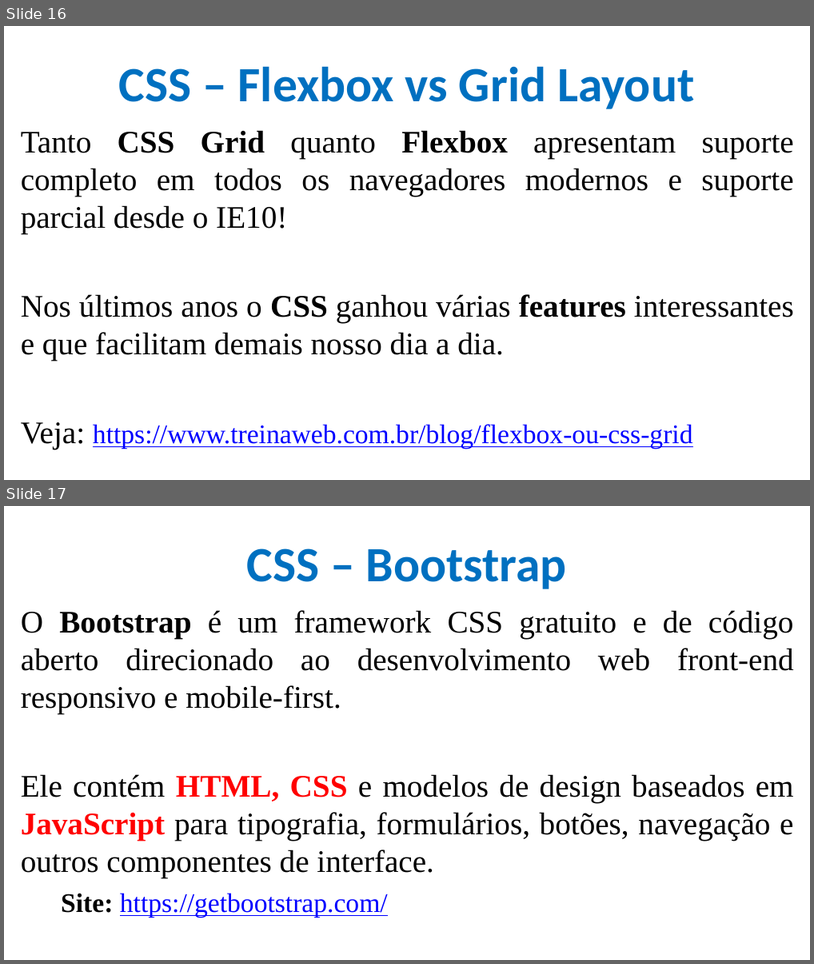
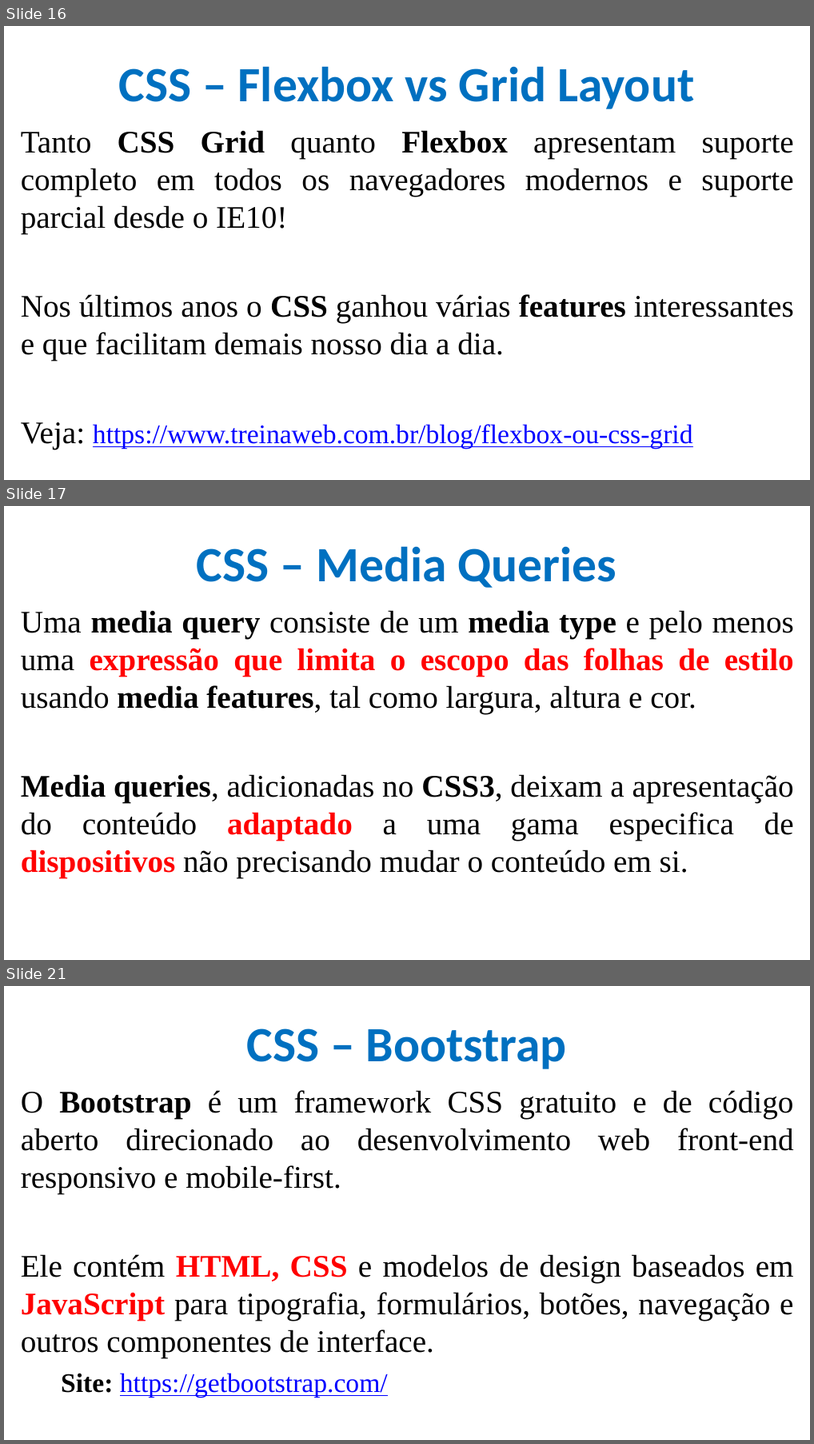
Before and after one commit to CloudEducationBrazil/WydenDesenvolvimentoWebPHP, a slide deck: 01 Classes/Aula 07 Desenvolvimento Web PHP - CSS.pptx. Shown one above the other, each under a label of ours: slides 16 and 17 before the commit, slides 16, 17 and 21 after it; the slides between them are not shown. The pictures are 814x964 and 814x1444 pixels, drawn with LibreOffice and Linux fonts; fonts in the diff are those of the drawing; background and template pictures are left out. Boxes give left, top, right and bottom in pixels: in the first picture for what was removed or moved away, otherwise in the second. Text is boxed around its words. In the diff, an @@ line names an element or a change of style, - is before the commit and + after.

```diff
--- a/01 Classes/Aula 07 Desenvolvimento Web PHP - CSS.pptx
+++ b/01 Classes/Aula 07 Desenvolvimento Web PHP - CSS.pptx
@@ slide 17 added at (x1=4, y1=506, x2=810, y2=960), background picture (left out) @@
@@ title added at (x1=197, y1=546, x2=617, y2=588), 44 pt, text #0070C0, bold @@
+CSS – Media Queries
@@ text added at (x1=21, y1=610, x2=794, y2=878), 28 pt, text #000000 @@
+Uma media query consiste de um media type e pelo menos uma expressão que limita o escopo das folhas de estilo usando media features, tal como largura, altura e cor.
+Media queries, adicionadas no CSS3, deixam a apresentação do conteúdo adaptado a uma gama especifica de dispositivos não precisando mudar o conteúdo em si.
@@ what was slide 17 is now slide 21 @@
```
Also in this commit, not shown: 3 other slides added.
